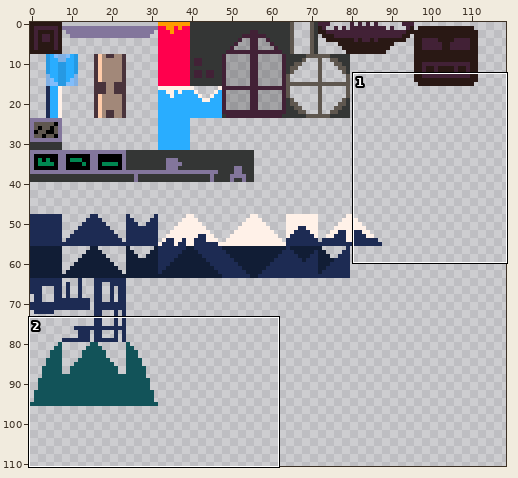
A sprite sheet gets an edit: public/tiles.png. Above, an overview of the earlier version with the close-up marked.
Close-up. Earlier state:
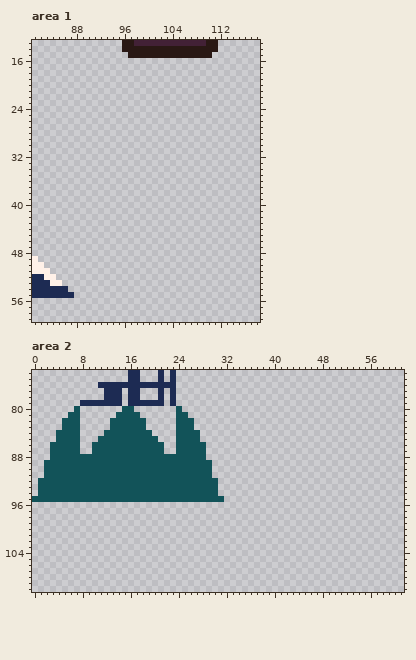
The file is 128x128 pixels. Shown: area 1: x 81..118, y 13..59; area 2: x 0..61, y 74..110. The wide view leaves out empty margins.
New version:
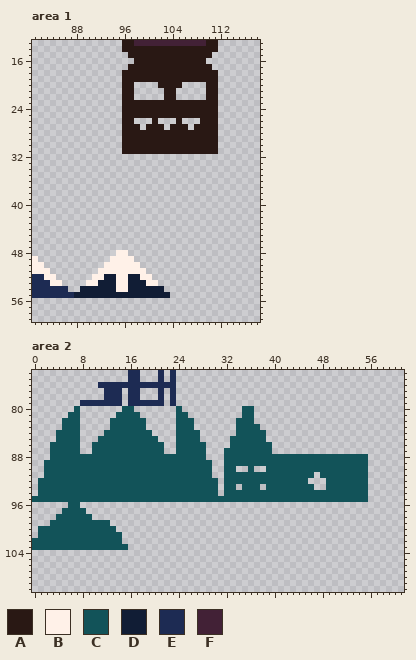
Palette (. is transparent): A #291814  B #fff1e8  C #125359  D #111d35  E #1d2b53  F #422136
From old to new:
--- area 1
@@ x 94..113 @@
 15 ...AAAAAAAAAAAAAA...
-16 ....................
-17 ....................
-18 ....................
-19 ....................
-20 ....................
-21 ....................
-22 ....................
-23 ....................
-24 ....................
-25 ....................
-26 ....................
-27 ....................
-28 ....................
-29 ....................
-30 ....................
-31 ....................
+16 ....AAAAAAAAAAAA....
+17 ...AAAAAAAAAAAAAA...
+18 ..AAAAAAAAAAAAAAAA..
+19 ..AAAAAAAAAAAAAAAA..
+20 ..AA....AAAA....AA..
+21 ..AA.....AA.....AA..
+22 ..AA.....AA.....AA..
+23 ..AAAAAAAAAAAAAAAA..
+24 ..AAAAAAAAAAAAAAAA..
+25 ..AAAAAAAAAAAAAAAA..
+26 ..AA...A...A...AAA..
+27 ..AAA.AAA.AAA.AAAA..
+28 ..AAAAAAAAAAAAAAAA..
+29 ..AAAAAAAAAAAAAAAA..
+30 ..AAAAAAAAAAAAAAAA..
+31 ..AAAAAAAAAAAAAAAA..
 32 ....................
@@ x 86..105 @@
 47 ....................
-48 ....................
-49 ....................
-50 ....................
-51 ....................
-52 ....................
-53 ....................
-54 E...................
-55 EE..................
+48 .........BB.........
+49 ........BBBB........
+50 .......BBBBBB.......
+51 ......BBBBBBBB......
+52 .....BBDDBBDDBB.....
+53 ....BBDDDBBDDDBB....
+54 E..DDDDDDBBDDDDDD...
+55 EEDDDDDDDDDDDDDDDD..
 56 ....................
--- area 2
@@ x 0..61 @@
  79 ........EEEEEEE.EEEEEE.E......................................
- 80 .......C.......CC.......C.....................................
- 81 ......CC......CCCC......CC....................................
- 82 .....CCC.....CCCCCC.....CCC...................................
- 83 .....CCC.....CCCCCC.....CCC...................................
- 84 ....CCCC....CCCCCCCC....CCCC..................................
- 85 ....CCCC...CCCCCCCCCC...CCCC..................................
- 86 ...CCCCC..CCCCCCCCCCCC..CCCCC.................................
- 87 ...CCCCC..CCCCCCCCCCCC..CCCCC.................................
- 88 ...CCCCCCCCCCCCCCCCCCCCCCCCCC.................................
- 89 ..CCCCCCCCCCCCCCCCCCCCCCCCCCCC................................
- 90 ..CCCCCCCCCCCCCCCCCCCCCCCCCCCC................................
- 91 ..CCCCCCCCCCCCCCCCCCCCCCCCCCCC................................
- 92 .CCCCCCCCCCCCCCCCCCCCCCCCCCCCCC...............................
- 93 .CCCCCCCCCCCCCCCCCCCCCCCCCCCCCC...............................
- 94 .CCCCCCCCCCCCCCCCCCCCCCCCCCCCCC...............................
- 95 CCCCCCCCCCCCCCCCCCCCCCCCCCCCCCCC..............................
- 96 ..............................................................
- 97 ..............................................................
- 98 ..............................................................
- 99 ..............................................................
-100 ..............................................................
-101 ..............................................................
-102 ..............................................................
-103 ..............................................................
+ 80 .......C.......CC.......C..........CC.........................
+ 81 ......CC......CCCC......CC.........CC.........................
+ 82 .....CCC.....CCCCCC.....CCC.......CCC.........................
+ 83 .....CCC.....CCCCCC.....CCC.......CCCC........................
+ 84 ....CCCC....CCCCCCCC....CCCC......CCCCC.......................
+ 85 ....CCCC...CCCCCCCCCC...CCCC.....CCCCCC.......................
+ 86 ...CCCCC..CCCCCCCCCCCC..CCCCC....CCCCCCC......................
+ 87 ...CCCCC..CCCCCCCCCCCC..CCCCC...CCCCCCCC......................
+ 88 ...CCCCCCCCCCCCCCCCCCCCCCCCCC...CCCCCCCCCCCCCCCCCCCCCCCC......
+ 89 ..CCCCCCCCCCCCCCCCCCCCCCCCCCCC..CCCCCCCCCCCCCCCCCCCCCCCC......
+ 90 ..CCCCCCCCCCCCCCCCCCCCCCCCCCCC..CC..C..CCCCCCCCCCCCCCCCC......
+ 91 ..CCCCCCCCCCCCCCCCCCCCCCCCCCCC..CCCCCCCCCCCCCCC.CCCCCCCC......
+ 92 .CCCCCCCCCCCCCCCCCCCCCCCCCCCCCC.CCCCCCCCCCCCCC...CCCCCCC......
+ 93 .CCCCCCCCCCCCCCCCCCCCCCCCCCCCCC.CC.CCC.CCCCCCCC..CCCCCCC......
+ 94 .CCCCCCCCCCCCCCCCCCCCCCCCCCCCCC.CCCCCCCCCCCCCCCCCCCCCCCC......
+ 95 CCCCCCCCCCCCCCCCCCCCCCCCCCCCCCCCCCCCCCCCCCCCCCCCCCCCCCCC......
+ 96 ......CC......................................................
+ 97 .....CCCC.....................................................
+ 98 ....CCCCCC....................................................
+ 99 ...CCCCCCCCCC.................................................
+100 .CCCCCCCCCCCCC................................................
+101 .CCCCCCCCCCCCCC...............................................
+102 CCCCCCCCCCCCCCC...............................................
+103 CCCCCCCCCCCCCCCC..............................................
 104 ..............................................................
Boxes around the changes in both close-ups, in picture pixels (x1, y1, x2, y2):
added: (122, 58, 218, 154)
added: (74, 250, 170, 298)
added: (224, 406, 368, 502)
added: (32, 502, 128, 550)
